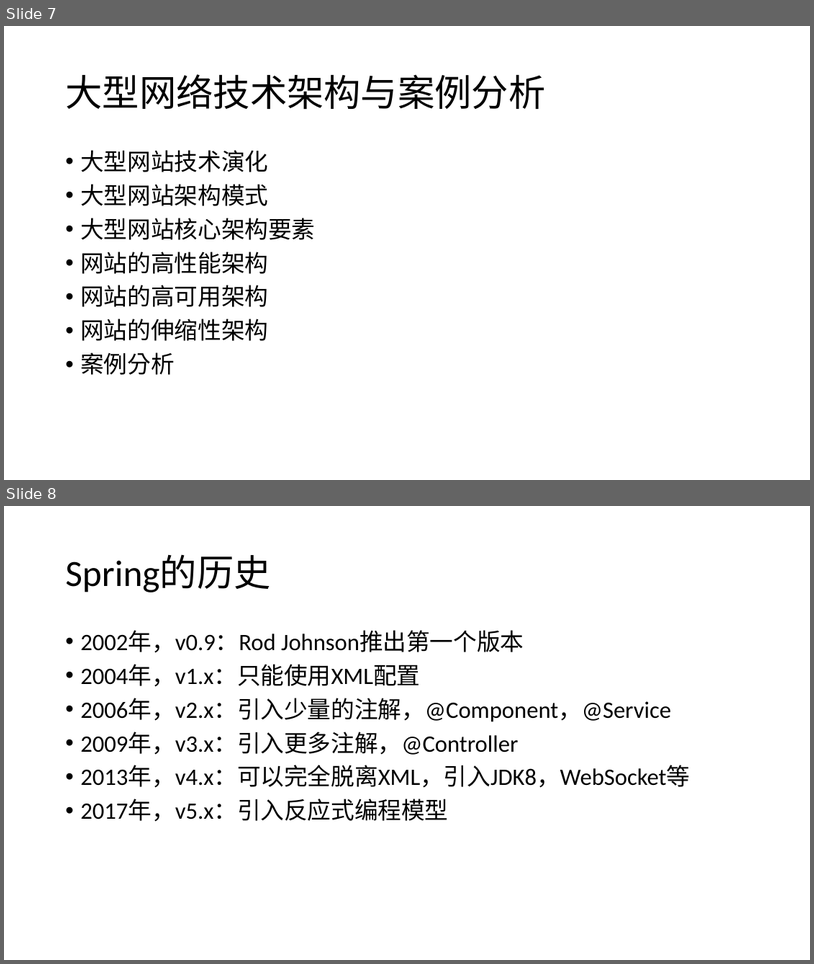
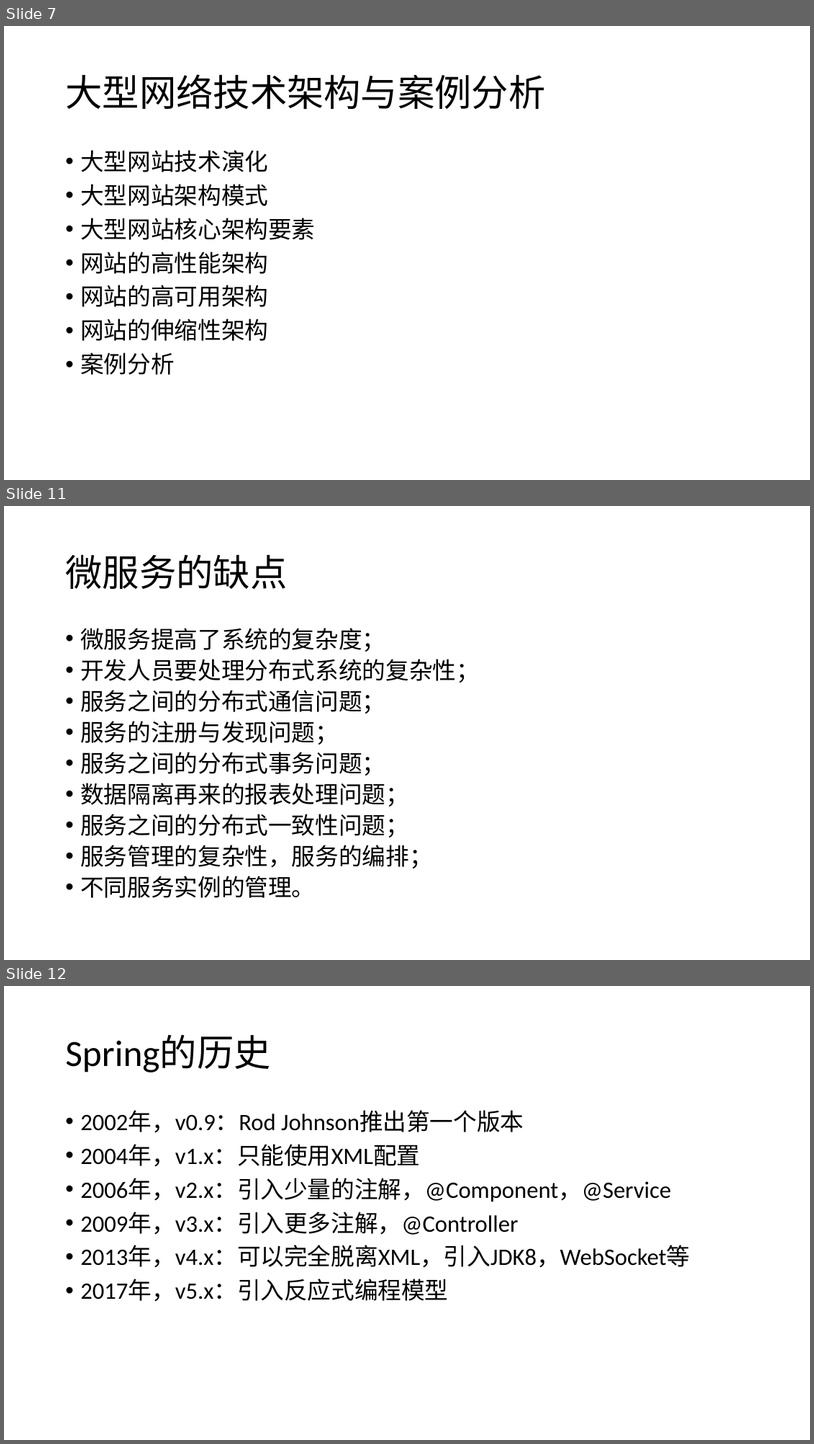
Before and after one commit to airuitian/MicroService, a slide deck: springboot/SpringBoot-1.pptx. Shown one above the other, each under a label of ours: slides 7 and 8 before the commit, slides 7, 11 and 12 after it; the slides between them are not shown. The pictures are 814x964 and 814x1444 pixels, drawn with LibreOffice and Linux fonts; fonts in the diff are those of the drawing. Boxes give left, top, right and bottom in pixels: in the first picture for what was removed or moved away, otherwise in the second. Text is boxed around its words. In the diff, an @@ line names an element or a change of style, - is before the commit and + after.

```diff
--- a/springboot/SpringBoot-1.pptx
+++ b/springboot/SpringBoot-1.pptx
@@ slide 11 added at bbox=[4, 506, 810, 960], background #FFFFFF @@
@@ title added at bbox=[65, 555, 287, 589], 44 pt, text #000000 @@
+微服务的缺点
@@ text added at bbox=[80, 628, 480, 898], 28 pt, text #000000 @@
+• 微服务提高了系统的复杂度；
+• 开发人员要处理分布式系统的复杂性；
+• 服务之间的分布式通信问题；
+• 服务的注册与发现问题；
+• 服务之间的分布式事务问题；
+• 数据隔离再来的报表处理问题；
+• 服务之间的分布式一致性问题；
+• 服务管理的复杂性，服务的编排；
+• 不同服务实例的管理。
@@ what was slide 8 is now slide 12 @@
```
Also in this commit, not shown: 5 slides changed, 7 other slides added, 12 other files.
